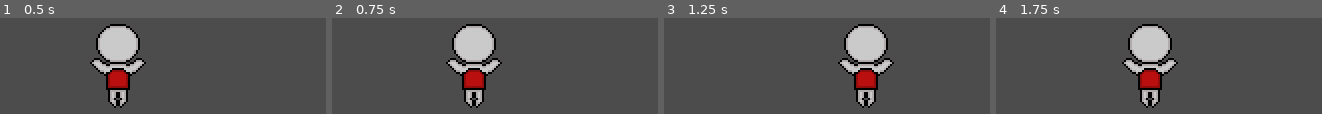
Above: before the commit, frames 1-4 (left to right).
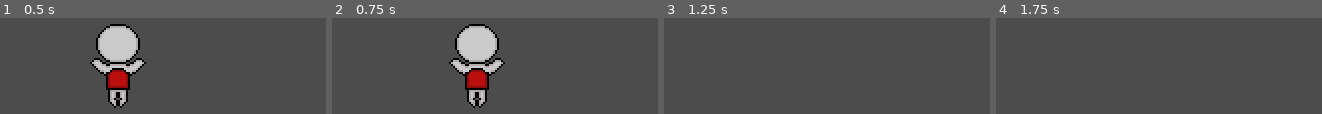
Above: after the commit, the same moments.

Repository: KaufmanDeveloper/gravity-flyer
Game: Godot game, scene res://maps/Test.tscn
Two runs of this game, one before a commit and one after it. Both use one fixed random seed, a clock stepped at 60 frames per second and the inputs below.
Inputs:
- Up to frame 1 (0.5 s): no input
- Up to frame 2 (0.75 s): tap Enter at 0.5 s; hold Right (ui_right) from 0.53 s (still down)
- Up to frame 3 (1.25 s): keep holding Right (ui_right)
- Up to frame 4 (1.75 s): release Right (ui_right) at 1.28 s; hold Left (ui_left) from 1.28 s (still down)

Frame 1 is identical in both runs. In frame 2, 4.5% of the frame differs, in the area x 34-54%, y 6-94%; in frame 3, 8.5%, in the area x 53-71%, y 6-94%; in frame 4, 8.5%.

Commit message:
feat: Left and right invidually working

Diff:
--- a/Gravity Flyer/player/Player.gd
+++ b/Gravity Flyer/player/Player.gd
@@ -1,19 +1,49 @@
 extends KinematicBody2D
 
-const SPEED = 120
+const initialSpeed = 80
+var moveDirection = Vector2(0, 0)
+var velocity = Vector2(0, 0)
+var gravity = .92
+var previous = "none"
 
-var moveDirection = Vector2(0, 0)
 
 func _physics_process(delta):
-	controls_loop()
-	movement_loop()
+	var left = Input.is_action_pressed("ui_left")
+	var right = Input.is_action_pressed("ui_right")
 
-func controls_loop():
-	var LEFT = Input.is_action_pressed("ui_left")
-	var RIGHT = Input.is_action_pressed("ui_right")
+	controls_loop(left, right)
+	movement_loop(left, right)
 
-	moveDirection.x = -int(LEFT) + int(RIGHT)
+func controls_loop(left, right):
+	moveDirection.x = -int(left) + int(right)
 
-func movement_loop():
-	var motion = moveDirection.normalized() * SPEED
-	move_and_slide(motion, Vector2(0, 0))
+func movement_loop(left, right):
+	if left:
+		if previous == "left":
+			if velocity.x < 0:
+				velocity.x = velocity.x / gravity
+			else:
+				velocity.x -= initialSpeed
+		else:
+			velocity.x -= initialSpeed
+
+		previous = "left"
+
+	if right:
+		if previous == "right":
+			if velocity.x > 0:
+				velocity.x = velocity.x / gravity
+			else:
+				velocity.x += initialSpeed
+		else:
+			velocity.x += initialSpeed
+
+		previous = "right"
+
+	if !left and !right:
+		velocity.x *= gravity
+		previous = "none"
+
+	print(velocity.x)
+
+	move_and_slide(velocity, Vector2(0, 0))
